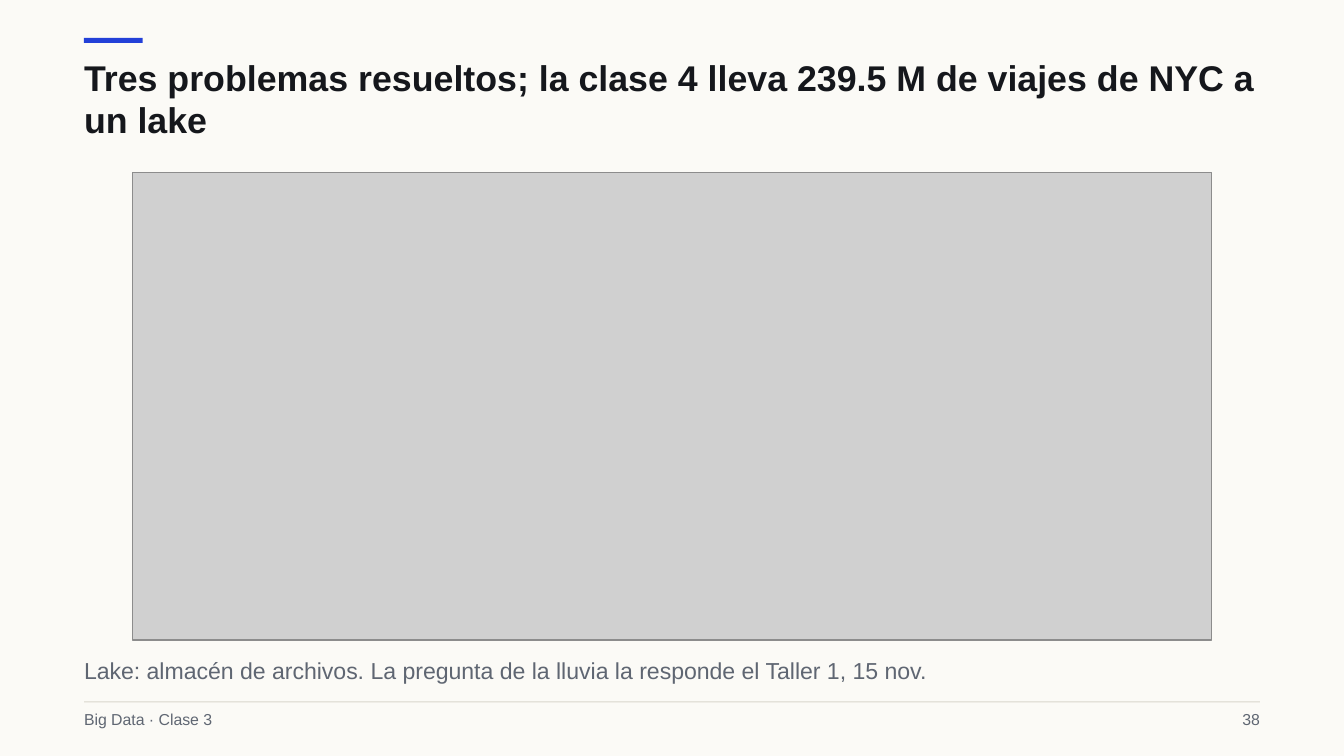
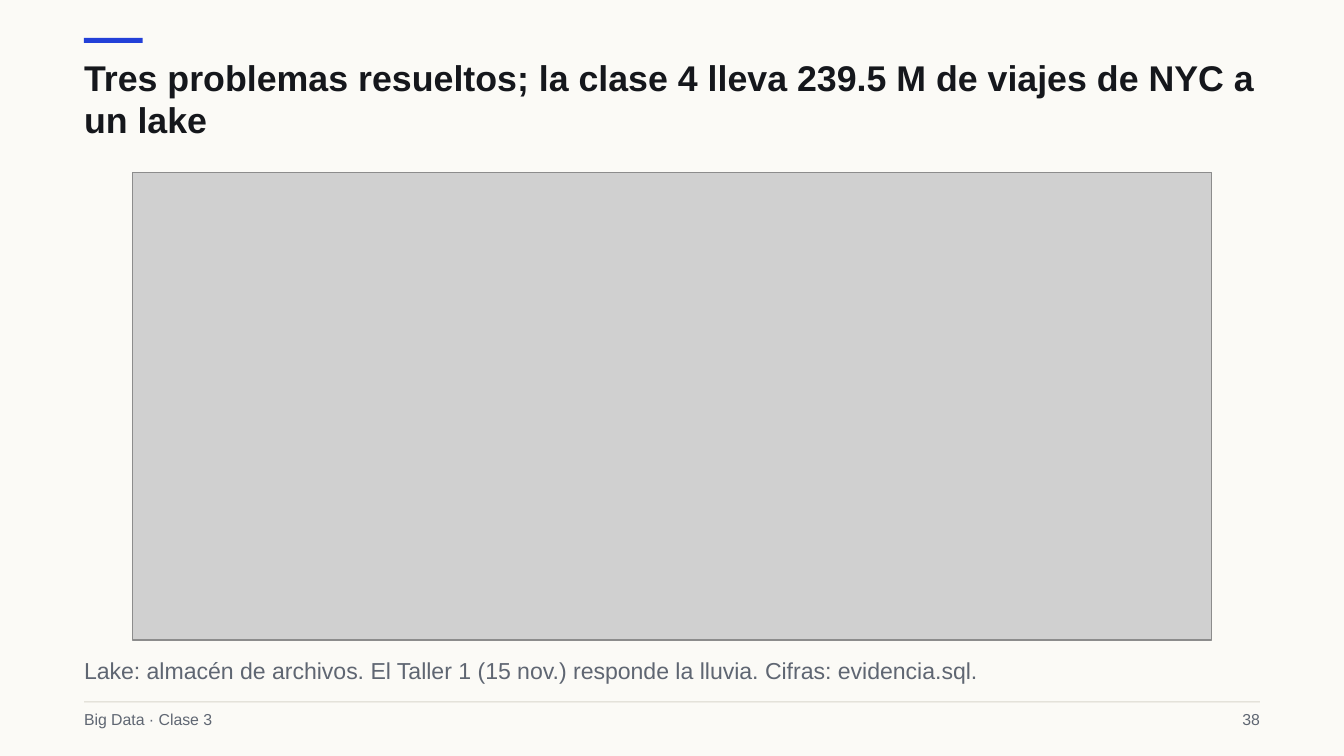
Before and after one commit to Apaezc/bigdata-udem-2026, a slide deck: slide 38 of curso/clase03/deck/slides.pptx. Drawn at 1344x756 pixels with LibreOffice and Linux fonts; fonts in the diff are those of the drawing; grey boxes stand for pictures. Boxes give left, top, right and bottom in pixels: in the first picture for what was removed or moved away, otherwise in the second. Text is boxed around its words. In the diff, an @@ line names an element or a change of style, - is before the commit and + after.

```diff
--- a/curso/clase03/deck/slides.pptx
+++ b/curso/clase03/deck/slides.pptx
@@ text at [84, 662, 977, 684]: text changed @@
-Lake: almacén de archivos. La pregunta de la lluvia la responde el Taller 1, 15 nov.
+Lake: almacén de archivos. El Taller 1 (15 nov.) responde la lluvia. Cifras: evidencia.sql.
```
Also in this commit, not shown: 10 other slides changed, 1 slide added, 1 slide removed, 13 other files.
